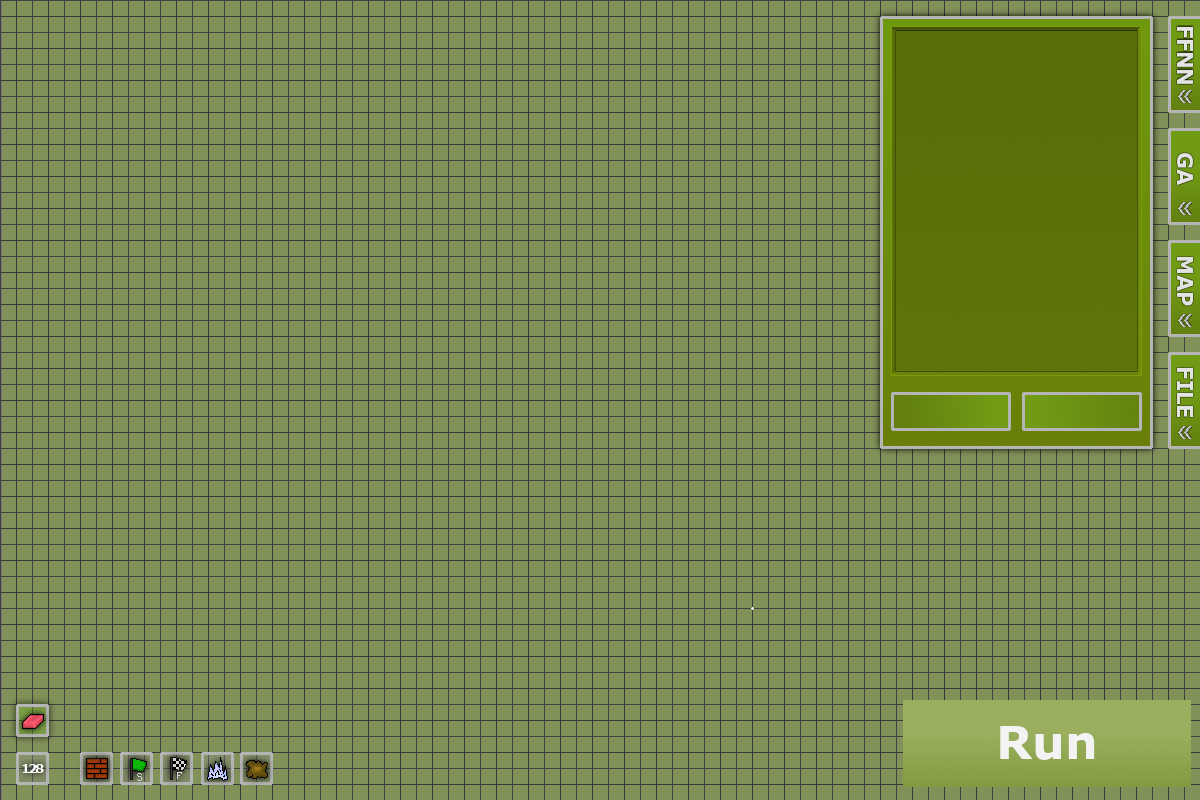
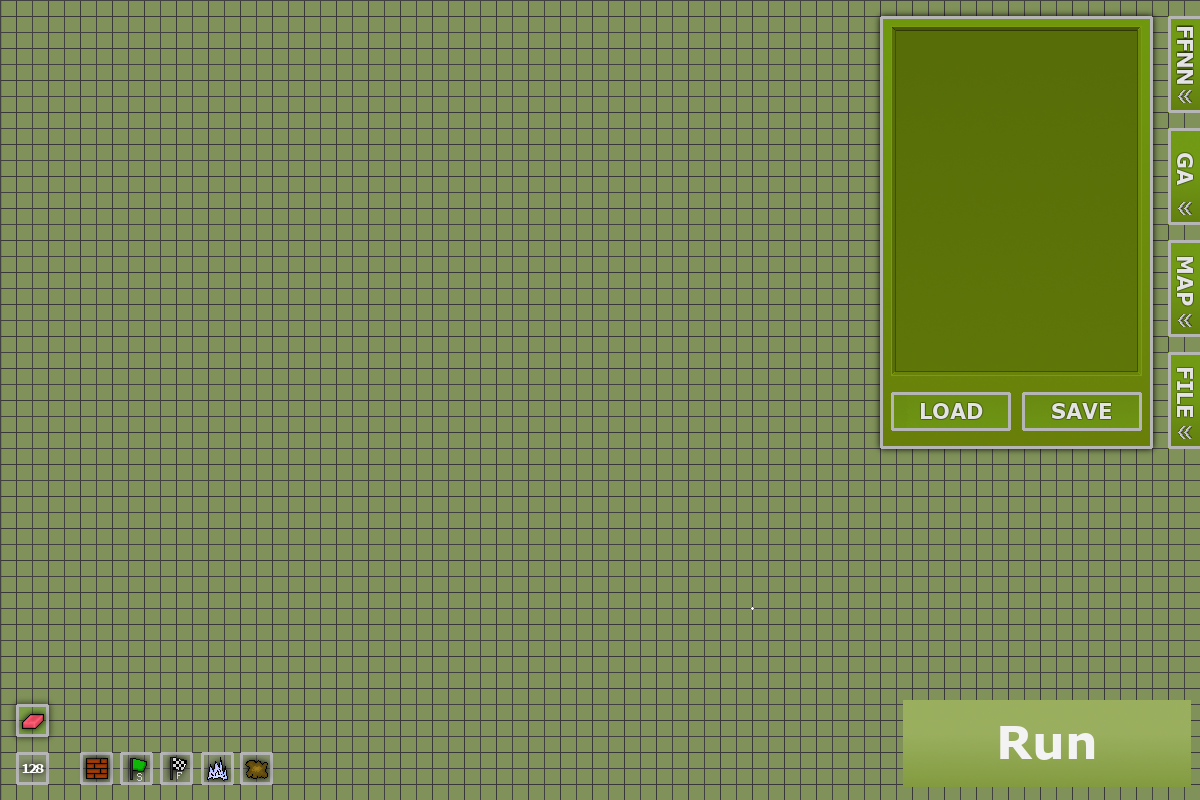
Layers edited between the first and the second 1200×800 image:
added group "File tab" with 7 layers in group "Tab_Window" over <box>894,395,1139,428</box>
added layer "... #12" in group "File tab" over <box>920,403,983,419</box>
added layer "... #9" in group "File tab" over <box>919,402,984,420</box>
added layer "... #13" in group "File tab" over <box>1052,403,1111,419</box>
added layer "... #8" in group "File tab" over <box>1051,402,1112,420</box>
moved "Layer #51" into group "File tab", painted on it over <box>894,395,1139,428</box>
